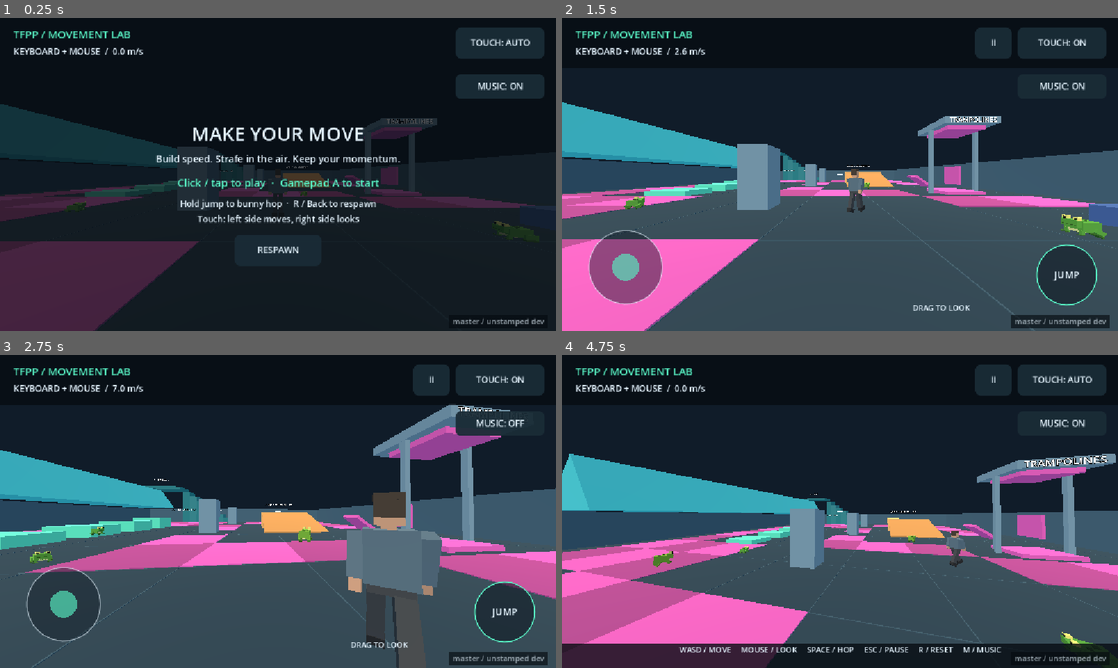
Above: before the commit, frames 1-4 (two rows, left to right).
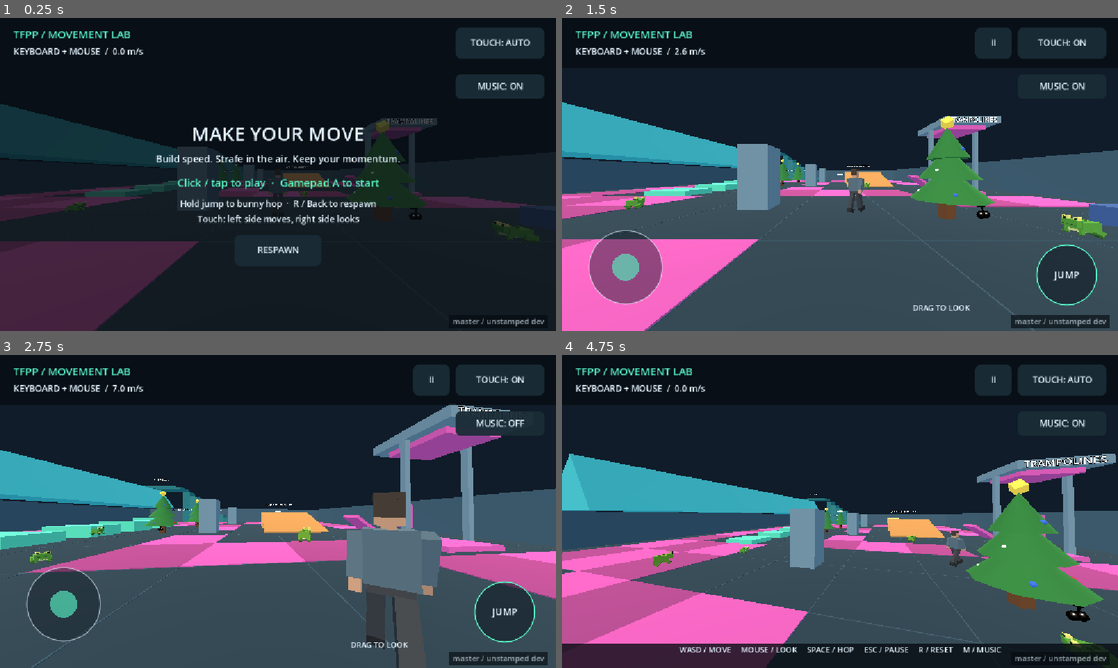
Above: after the commit, the same moments.

Repository: jefuhr/game
Game: Godot game, scene res://scenes/main.tscn
Two runs of this game, one before a commit and one after it. Both use one fixed random seed, a clock stepped at 60 frames per second and the inputs below.
Inputs (mouse positions are in pixels of both pictures, inside the frame that each line leads up to):
- Up to frame 1 (0.25 s): no input
- Up to frame 2 (1.5 s): tap Enter at 0.5 s; move the mouse to (962, 158) at 0.52 s; hold D (move_right) 0.53-1.28 s; tap T at 0.6 s; click (962, 158) at 0.67 s; tap Space (jump) at 0.77 s; move the mouse to (812, 174) at 1.27 s; hold W (move_forward) from 1.28 s (still down); tap R at 1.35 s
- Up to frame 3 (2.75 s): keep holding W (move_forward); tap Space (jump) at 1.52 s; move the mouse to (289, 505) at 2.02 s; tap M at 2.1 s
- Up to frame 4 (4.75 s): keep holding W (move_forward); move the mouse to (834, 517) at 2.77 s; tap T at 2.85 s; click (834, 517) at 2.92 s; tap Space (jump) at 3.02, 3.77, 4.52 s; move the mouse to (878, 514) at 3.52 s; tap R at 3.6 s; move the mouse to (795, 508) at 4.27 s; tap M at 4.35 s

The runs differ from the first frame. In frame 1, 1.1% of the frame differs, in the area x 39-77%, y 32-64%; in frame 2, 2.3%; in frame 3, 0.4%; in frame 4, 4.8%, in the area x 47-98%, y 39-86%.

Commit message:
I added five Christmas trees to the arena, each with a pair of chrome truck nuts hanging off its lowest branch. All the changes are in `scripts/arena.gd`. I haven't run the game, s

Diff:
--- a/scripts/arena.gd
+++ b/scripts/arena.gd
@@ -47,7 +47,21 @@
 const SURF_STEP_COUNT := 7
 const SURF_STEP_WIDTH := 1.4
 
+## Christmas trees on open floor cells, each with chrome truck nuts dangling
+## from its lowest bough on the +Z side.
+const CHRISTMAS_TREE_SPOTS := [
+	Vector3(-4, 0, -12),
+	Vector3(-4, 0, -4),
+	Vector3(8, 0, 12),
+	Vector3(16, 0, 20),
+	Vector3(8, 0, 24),
+]
+const TRUCK_NUT_SWING_SPEED := 2.2
+const TRUCK_NUT_SWING_ANGLE := 0.35
+
 var _sculpture_gem: Node3D
+var _truck_nuts: Array[Node3D] = []
+var _truck_nut_time := 0.0
 
 
 func _ready() -> void:
@@ -75,6 +89,7 @@
 	_build_cornflower_sculpture(Vector3(14, 0, 14))
 	_build_trampoline_court()
 	_build_surf_ramp()
+	_build_christmas_trees()
 	_sign("AIR STRAFE / HOP", Vector3(-9, 2.6, -20))
 	_sign("RAMP / MOMENTUM", Vector3(8, 3.4, -16))
 	_sign("CORNFLOWER STEPS", Vector3(-13, 2.6, 18))
@@ -83,6 +98,9 @@
 func _process(delta: float) -> void:
 	if _sculpture_gem:
 		_sculpture_gem.rotate_y(SCULPTURE_SPIN_SPEED * delta)
+	_truck_nut_time += delta
+	for i in _truck_nuts.size():
+		_truck_nuts[i].rotation.x = sin(_truck_nut_time * TRUCK_NUT_SWING_SPEED + i * 1.3) * TRUCK_NUT_SWING_ANGLE
 
 
 ## Flush trampoline tiles covering 40% of the floor. One static body (in the
@@ -252,6 +270,105 @@
 	_sign("CORNFLOWER TWIST", base + Vector3(0, 0.3, 1.52), 40)
 
 
+## Low-poly Christmas trees: stacked cones, a star, a few baubles and swinging
+## truck nuts. Meshes and materials are shared across trees; one slim cylinder
+## collider per tree keeps the foliage from being walked through.
+func _build_christmas_trees() -> void:
+	var trunk_mat := _flat_material(Color("6b4226"))
+	var needle_mat := _flat_material(Color("2f7d3a"))
+	var star_mat := _flat_material(Color("ffd84a"))
+	star_mat.emission_enabled = true
+	star_mat.emission = Color("ffd84a")
+	star_mat.emission_energy_multiplier = 0.6
+	var chrome := _flat_material(Color("d8dde3"))
+	chrome.metallic = 1.0
+	chrome.roughness = 0.2
+	var bauble_mats := [_flat_material(Color("d93a3a")), _flat_material(Color("f2f2f2")), _flat_material(Color("3a6fd9"))]
+	var trunk := BoxMesh.new()
+	trunk.size = Vector3(0.4, 0.8, 0.4)
+	trunk.material = trunk_mat
+	var tiers: Array[CylinderMesh] = []
+	for radius in [1.3, 1.0, 0.7]:
+		var cone := CylinderMesh.new()
+		cone.top_radius = 0.0
+		cone.bottom_radius = radius
+		cone.height = 1.2
+		cone.radial_segments = 8
+		cone.rings = 1
+		cone.material = needle_mat
+		tiers.append(cone)
+	var star := BoxMesh.new()
+	star.size = Vector3(0.3, 0.3, 0.3)
+	star.material = star_mat
+	var bauble := SphereMesh.new()
+	bauble.radius = 0.08
+	bauble.height = 0.16
+	bauble.radial_segments = 8
+	bauble.rings = 4
+	var hitch := BoxMesh.new()
+	hitch.size = Vector3(0.1, 0.06, 0.2)
+	hitch.material = chrome
+	var strap := BoxMesh.new()
+	strap.size = Vector3(0.03, 0.14, 0.03)
+	strap.material = chrome
+	var nut := SphereMesh.new()
+	nut.radius = 0.1
+	nut.height = 0.22
+	nut.radial_segments = 10
+	nut.rings = 5
+	nut.material = chrome
+	var bauble_spots := [
+		Vector3(0.9, 0.95, 0.4), Vector3(-0.7, 0.95, -0.6), Vector3(-0.5, 0.95, 0.8),
+		Vector3(0.55, 1.75, -0.45), Vector3(-0.6, 1.75, 0.2), Vector3(0.15, 2.5, 0.45),
+	]
+	for base in CHRISTMAS_TREE_SPOTS:
+		var tree := StaticBody3D.new()
+		tree.name = "ChristmasTree"
+		tree.position = base
+		tree.rotation.y = randf_range(-0.4, 0.4)
+		add_child(tree)
+		var shape := CylinderShape3D.new()
+		shape.radius = 0.45
+		shape.height = 3.4
+		var collider := CollisionShape3D.new()
+		collider.shape = shape
+		collider.position = Vector3(0, 1.7, 0)
+		tree.add_child(collider)
+		_mesh_part(tree, trunk, Vector3(0, 0.4, 0))
+		for i in tiers.size():
+			_mesh_part(tree, tiers[i], Vector3(0, 1.3 + i * 0.75, 0))
+		var topper := _mesh_part(tree, star, Vector3(0, 3.55, 0))
+		topper.rotation = Vector3(deg_to_rad(45), 0, deg_to_rad(35.26))
+		for i in bauble_spots.size():
+			var ball := _mesh_part(tree, bauble, bauble_spots[i])
+			ball.material_override = bauble_mats[i % bauble_mats.size()]
+		# Truck nuts: a chrome hitch under the lowest bough, with the pair on a pivot.
+		_mesh_part(tree, hitch, Vector3(0, 0.68, 1.15))
+		var pivot := Node3D.new()
+		pivot.name = "TruckNuts"
+		pivot.position = Vector3(0, 0.65, 1.22)
+		tree.add_child(pivot)
+		_mesh_part(pivot, strap, Vector3(0, -0.07, 0))
+		for side in [-1.0, 1.0]:
+			_mesh_part(pivot, nut, Vector3(side * 0.085, -0.22, 0))
+		_truck_nuts.append(pivot)
+
+
+func _mesh_part(parent: Node3D, mesh: Mesh, center: Vector3) -> MeshInstance3D:
+	var instance := MeshInstance3D.new()
+	instance.mesh = mesh
+	instance.position = center
+	parent.add_child(instance)
+	return instance
+
+
+func _flat_material(color: Color) -> StandardMaterial3D:
+	var material := StandardMaterial3D.new()
+	material.albedo_color = color
+	material.roughness = 1.0
+	return material
+
+
 func _box(label: String, center: Vector3, dimensions: Vector3, color: Color, solid := true) -> Node3D:
 	var body := StaticBody3D.new() if solid else Node3D.new()
 	body.name = label
